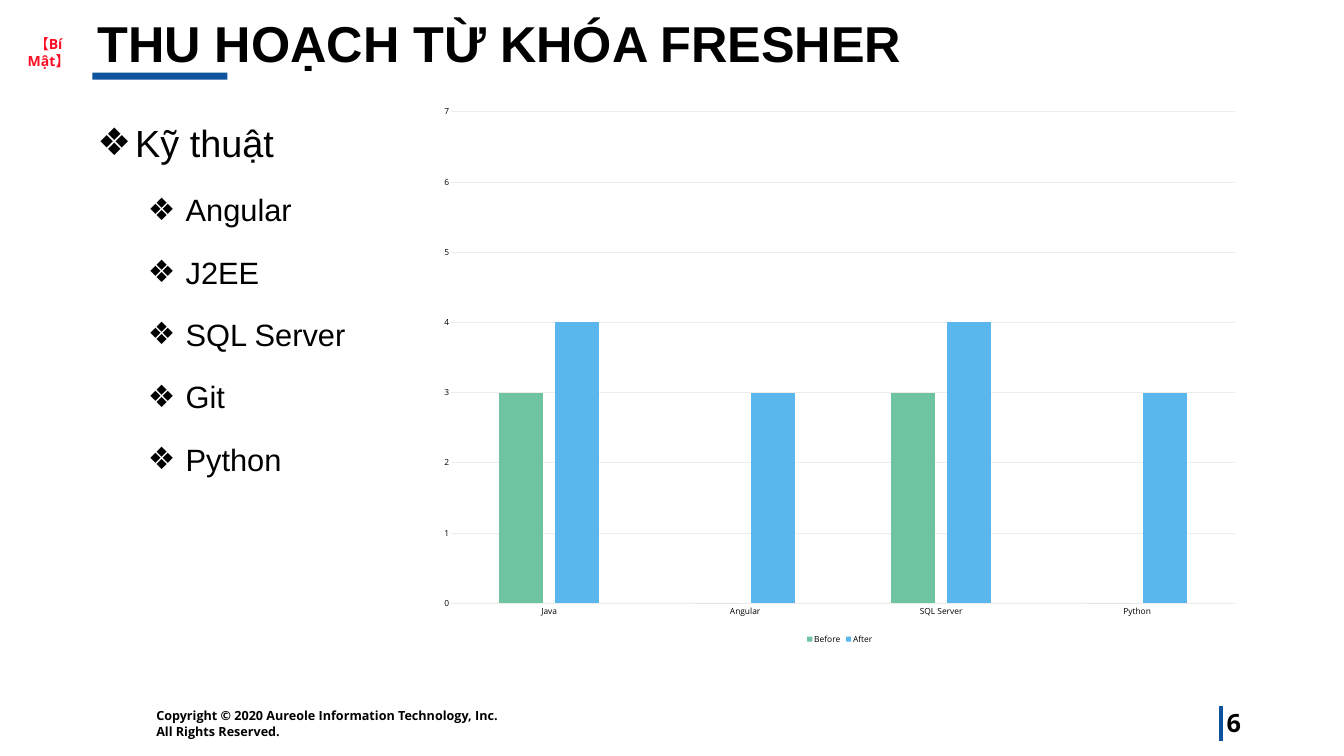
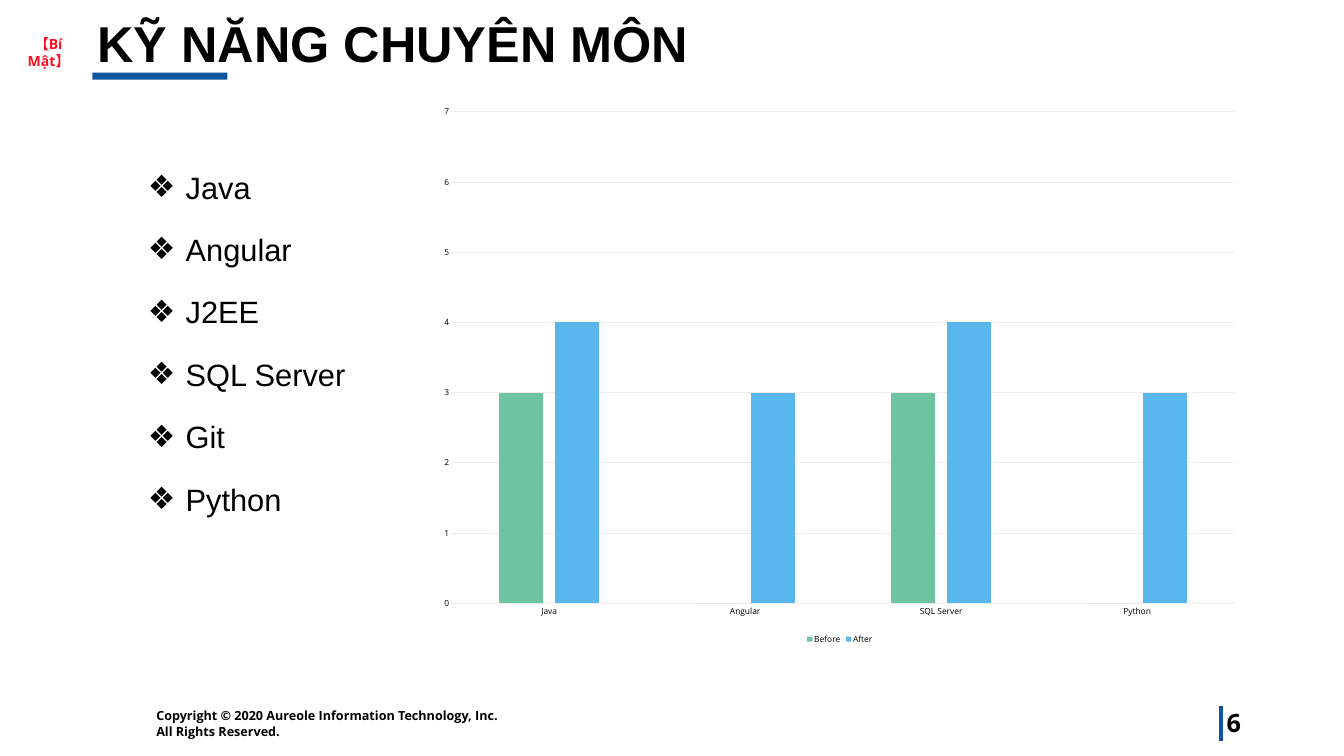
Before and after one commit to cuongdtvt/BOD1, a slide deck: slide 6 of PR-K03/cuongttc.pptx. Drawn at 1344x756 pixels with LibreOffice and Linux fonts; fonts in the diff are those of the drawing; background and template pictures are left out. Boxes give left, top, right and bottom in pixels: in the first picture for what was removed or moved away, otherwise in the second. Text is boxed around its words. In the diff, an @@ line names an element or a change of style, - is before the commit and + after.

```diff
--- a/PR-K03/cuongttc.pptx
+++ b/PR-K03/cuongttc.pptx
@@ title at (97, 22, 688, 63): text changed @@
-THU HOẠCH TỪ KHÓA FRESHER
+KỸ NĂNG CHUYÊN MÔN
@@ text at (186, 177, 251, 200): text changed; size 54 to 44 pt @@
-❖ Kỹ thuật
+  ❖ Java
```
Also in this commit, not shown: 4 other slides changed, 1 slide added, 1 other file.
